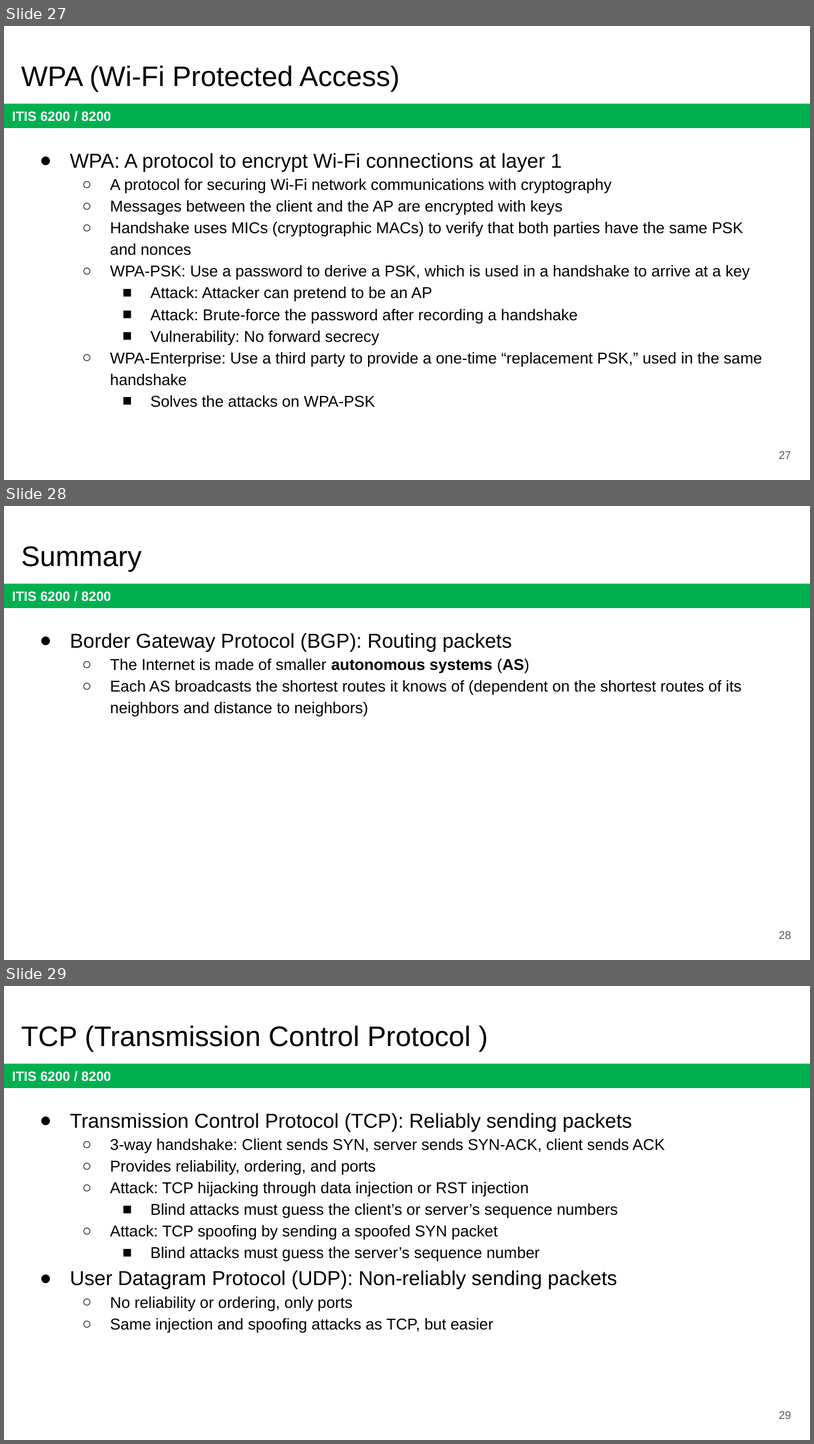
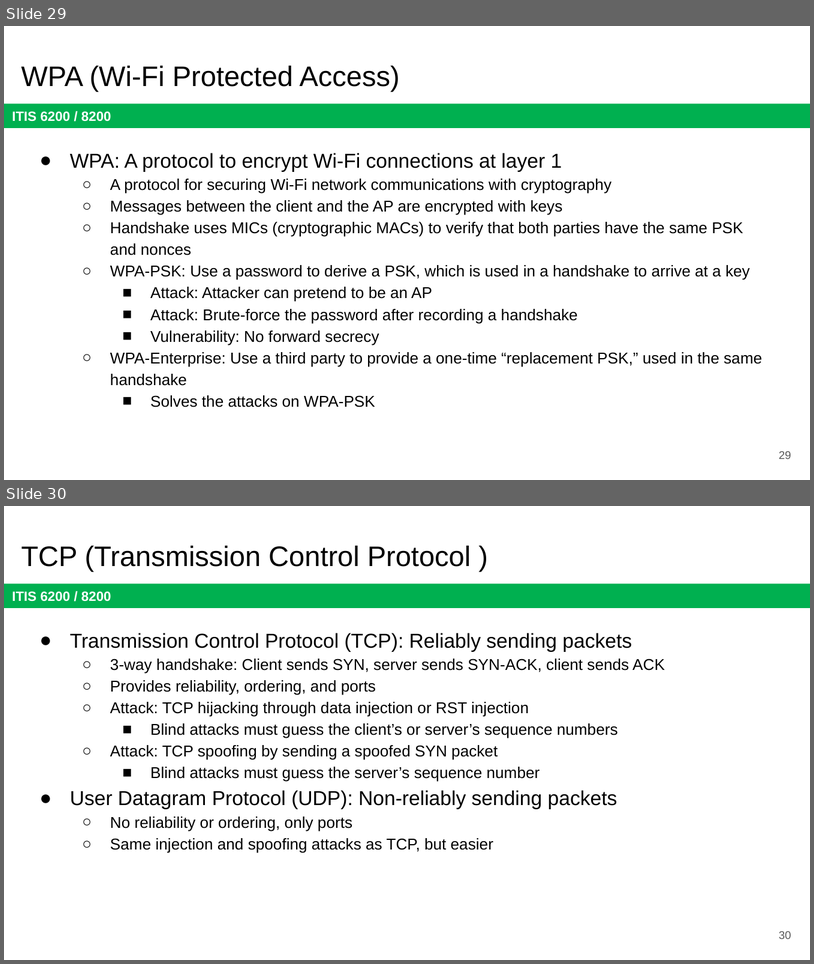
Before and after one commit to jx5c/github.io, a slide deck: teaching/ITIS6200/2023fa/lectures/lec15.ARP.pptx. Shown one above the other, each under a label of ours: slides 27, 28 and 29 before the commit, slides 29 and 30 after it. The pictures are 814x1444 and 814x964 pixels, drawn with LibreOffice and Linux fonts; fonts in the diff are those of the drawing. Boxes give left, top, right and bottom in pixels: in the first picture for what was removed or moved away, otherwise in the second. Text is boxed around its words. In the diff, an @@ line names an element or a change of style, - is before the commit and + after.

```diff
--- a/teaching/ITIS6200/2023fa/lectures/lec15.ARP.pptx
+++ b/teaching/ITIS6200/2023fa/lectures/lec15.ARP.pptx
@@ slide 28 removed at (x1=4, y1=506, x2=810, y2=960), background #FFFFFF; not listed: 1 template element that a slide beside it also shows @@
@@ title removed at (x1=21, y1=546, x2=142, y2=571) @@
-Summary
@@ text removed at (x1=70, y1=633, x2=742, y2=717) @@
-● Border Gateway Protocol (BGP): Routing packets
-  ○ The Internet is made of smaller autonomous systems (AS)
-  ○ Each AS broadcasts the shortest routes it knows of (dependent on the shortest routes of its neighbors and distance to neighbors)
@@ page number removed at (x1=779, y1=931, x2=792, y2=939) @@
-28
@@ what was slide 27 is now slide 29 @@
@@ page number at (x1=779, y1=451, x2=792, y2=459): text changed @@
-27
+29
@@ what was slide 29 is now slide 30 @@
@@ page number at (x1=779, y1=931, x2=792, y2=939): text changed @@
-29
+30
```
Also in this commit, not shown: 2 slides changed, 2 slides added.
